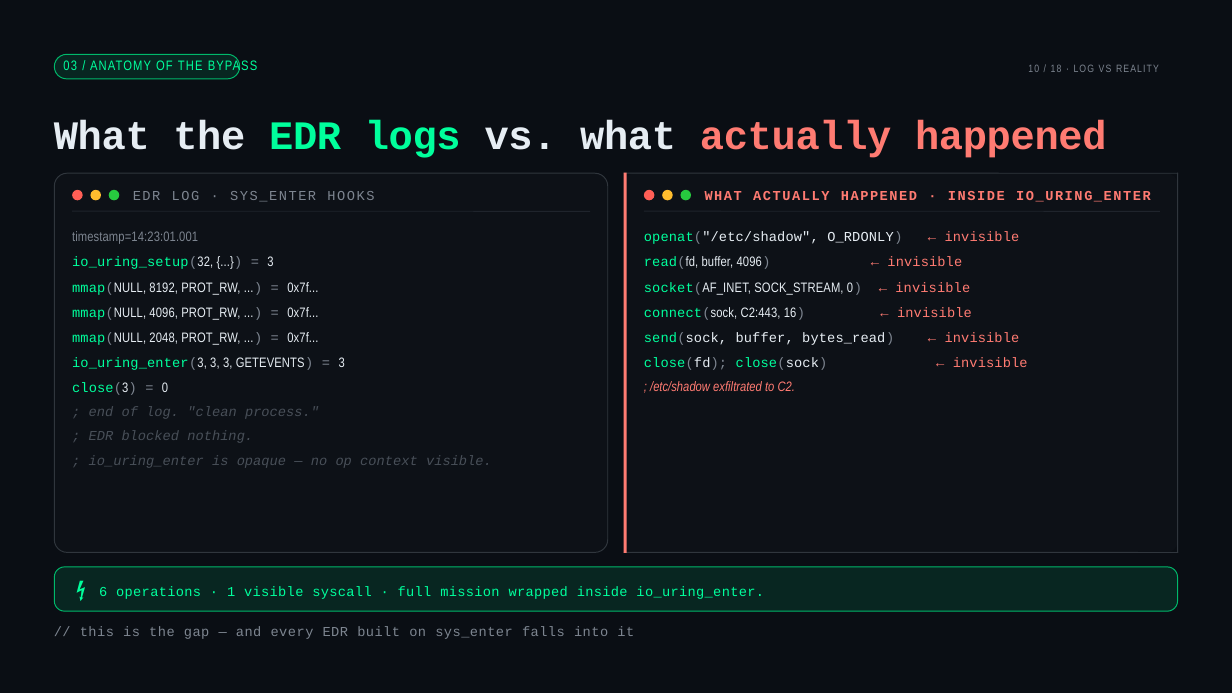
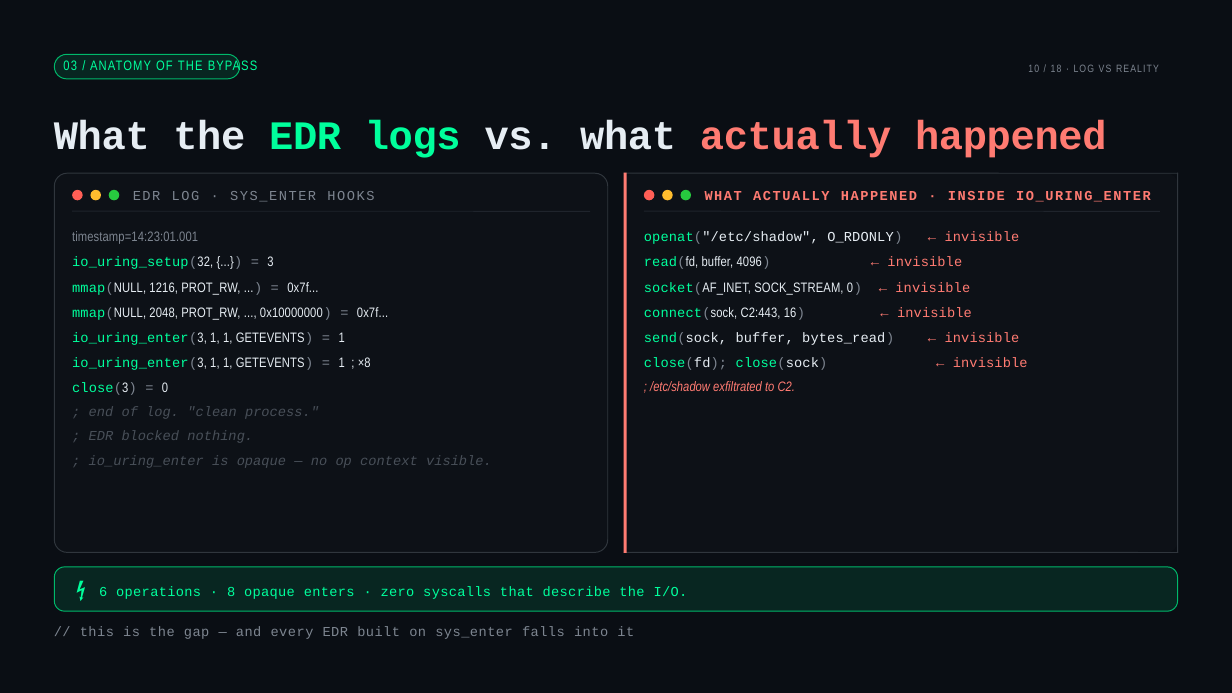
Before and after one commit to maycon/I-OWN-URING, a slide deck: slide 10 of talk/What EDRs Don't See — Syscall-less Shellcode via io_uring.pptx. Drawn at 1232x693 pixels with LibreOffice and Linux fonts; fonts in the diff are those of the drawing. Boxes give left, top, right and bottom in pixels: in the first picture for what was removed or moved away, otherwise in the second. Text is boxed around its words. In the diff, an @@ line names an element or a change of style, - is before the commit and + after.

```diff
--- a/talk/What EDRs Don't See — Syscall-less Shellcode via io_uring.pptx
+++ b/talk/What EDRs Don't See — Syscall-less Shellcode via io_uring.pptx
@@ text at (x1=72, y1=282, x2=318, y2=295): text changed @@
-mmap(NULL, 8192, PROT_RW, ...) = 0x7f...
+mmap(NULL, 1216, PROT_RW, ...) = 0x7f...
@@ text at (x1=72, y1=307, x2=388, y2=320): text changed @@
-mmap(NULL, 4096, PROT_RW, ...) = 0x7f...
+mmap(NULL, 2048, PROT_RW, ..., 0x10000000) = 0x7f...
@@ text at (x1=72, y1=357, x2=371, y2=370): text changed; font Courier New to Arial Narrow @@
-io_uring_enter(3, 3, 3, GETEVENTS) = 3
+io_uring_enter(3, 1, 1, GETEVENTS) = 1 ; ×8
@@ text at (x1=72, y1=332, x2=345, y2=345): text changed; font Arial Narrow to Courier New @@
-mmap(NULL, 2048, PROT_RW, ...) = 0x7f...
+io_uring_enter(3, 1, 1, GETEVENTS) = 1
@@ text at (x1=99, y1=586, x2=688, y2=599): text changed @@
-6 operations · 1 visible syscall · full mission wrapped inside io_uring_enter.
+6 operations · 8 opaque enters · zero syscalls that describe the I/O.
```
Also in this commit, not shown: 6 other slides changed.
